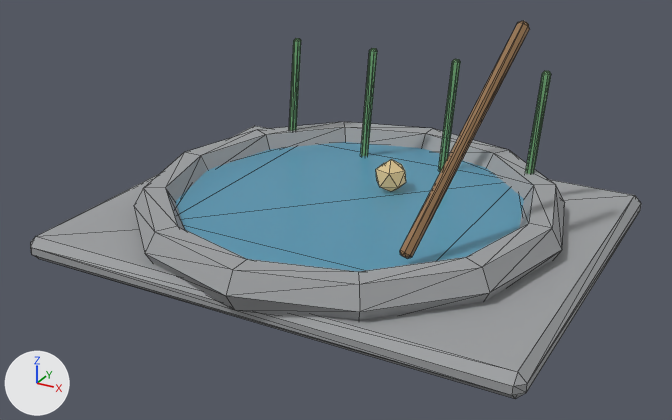
One commit to the glTF model public/assets/harthmere/glb/gathering_nodes/harthmere_river_fishing_pool/harthmere_river_fishing_pool.glb: the scene before it, then after it.
The view is the same before and after, from a 50 mm lens placed at (2.03, -3.83, 2.05), pointed at (0.01, -0.17, 0.22). Arrows for +X, +Y and +Z are at lower left; the lights stay in place. The first picture is the older version. Mesh edges are drawn as thin lines. Vertices at exactly the same position are counted once.
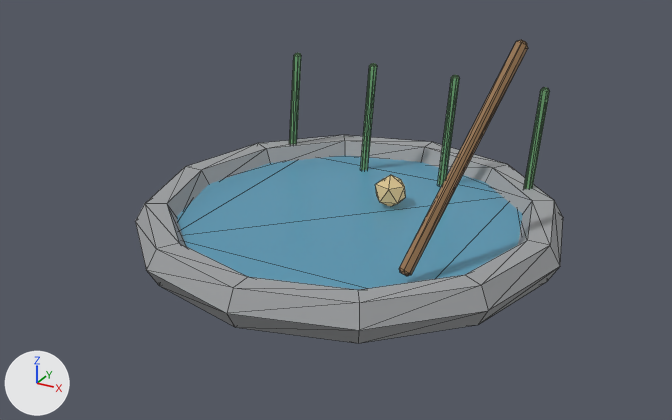
The edits, one by one:
me_mesh_0 is used by ob_mesh_0; location (-1.25, 1.09, 0.0); scale (0.000153, 0.000153, 0.000153).
me_mesh_0 had 280 vertices, 528 faces and spanned x 0.0..16383.0, y -14286.0..0.0, z 0.0..7612.0.
me_mesh_0 now has 256 vertices, 484 faces and spans x 0.0..16383.0, y -16383.0..0.0, z 0.0..8092.0.
me_mesh_0 part 1: a new loose piece, a 16-sided cylinder along z spanning x 1278.0..15105.0, y -15105.0..-1278.0, z 415.0..866.0, in mat_harthmere_river_fishing_pool_water (cyan #61aac8).
me_mesh_0 part 2: a new loose piece, an icosphere of 20 faces spanning x 8488.0..9698.0, y -7114.0..-5963.0, z 791.0..2144.0, in mat_harthmere_river_fishing_pool_highlight (beige #bfaa7c, glowing brown #76694b).
me_mesh_0 part 3: the loose piece of 72 vertices spanning x 1049.0..15334.0, y -14286.0..0.0, z 555.0..1804.0 is rebuilt with 72 vertices and now spans x 0.0..16383.0, y -16383.0..0.0, z 0.0..1432.0.
me_mesh_0 part 4: the loose piece of 28 vertices spanning x 11613.0..13468.0, y -10787.0..-6000.0, z 1570.0..7612.0 is rebuilt with 28 vertices and now spans x 12115.0..14242.0, y -12370.0..-6880.0, z 1164.0..8092.0.
me_mesh_0 part 5: a new loose piece of 28 vertices spanning x 2635.0..3319.0, y -3697.0..-3367.0, z 709.0..5533.0, in mat_harthmere_river_fishing_pool_green (green #76ad76).
me_mesh_0 part 6: a new loose piece of 28 vertices spanning x 6242.0..6926.0, y -3697.0..-3367.0, z 709.0..5533.0, in mat_harthmere_river_fishing_pool_green (green #76ad76).
me_mesh_0 part 7: a new loose piece of 28 vertices spanning x 9849.0..10533.0, y -3697.0..-3367.0, z 709.0..5533.0, in mat_harthmere_river_fishing_pool_green (green #76ad76).
me_mesh_0 part 8: a new loose piece of 28 vertices spanning x 13457.0..14141.0, y -3697.0..-3367.0, z 709.0..5533.0, in mat_harthmere_river_fishing_pool_green (green #76ad76).
me_mesh_0 part 9: the loose piece of 28 vertices spanning x 9637.0..10234.0, y -3224.0..-2936.0, z 1174.0..5380.0 is deleted.
me_mesh_0 part 10: the loose piece of 28 vertices spanning x 6492.0..7088.0, y -3224.0..-2936.0, z 1174.0..5380.0 is deleted.
me_mesh_0 part 11: the loose piece of 28 vertices spanning x 3346.0..3942.0, y -3224.0..-2936.0, z 1174.0..5380.0 is deleted.
me_mesh_0 part 12: the loose piece of 28 vertices spanning x 12783.0..13379.0, y -3224.0..-2936.0, z 1174.0..5380.0 is deleted.
me_mesh_0 part 13: the loose piece of 12 vertices spanning x 8450.0..9505.0, y -6203.0..-5200.0, z 1245.0..2425.0 is deleted.
Part 14, on me_mesh_0:
56 vertices are removed from x 0.0..16383.0, y -13696.0..-590.0, z 0.0..1311.0.
104 faces are deleted.
Object 'Mesh_0' (ob_mesh_0) moves from (-1.25, 1.09, 0.0) to (-1.09, 1.09, 0.0).
Object 'Mesh_0' (ob_mesh_0) is rescaled from (0.000153, 0.000153, 0.000153) to (0.000133, 0.000133, 0.000133).

Where the change shows, as pixel boxes [x1, y1, x2, y2] in the pictures (672 x 420 px):
'Mesh_0', reshaped, moved, rescaled (30% narrower, 20% shorter)
    before: [31, 21, 641, 399]
    after: [135, 40, 563, 343]
part 1 of me_mesh_0, added
    after: [176, 155, 523, 290]
part 2 of me_mesh_0, added
    after: [375, 175, 406, 206]
part 3 of me_mesh_0, rebuilt
    before: [134, 122, 565, 321]
    after: [135, 135, 563, 343]
part 4 of me_mesh_0, rebuilt
    before: [400, 21, 529, 259]
    after: [399, 40, 528, 276]
part 5 of me_mesh_0, added
    after: [289, 53, 301, 144]
part 6 of me_mesh_0, added
    after: [360, 63, 377, 170]
part 7 of me_mesh_0, added
    after: [438, 75, 460, 185]
part 8 of me_mesh_0, added
    after: [524, 87, 549, 189]
part 9 of me_mesh_0, deleted
    before: [438, 59, 460, 171]
part 10 of me_mesh_0, deleted
    before: [360, 48, 377, 156]
part 11 of me_mesh_0, deleted
    before: [289, 38, 301, 131]
part 12 of me_mesh_0, deleted
    before: [525, 71, 551, 174]
part 13 of me_mesh_0, deleted
    before: [376, 159, 406, 191]
part 14 of me_mesh_0, deleted
    before: [31, 126, 641, 399]
